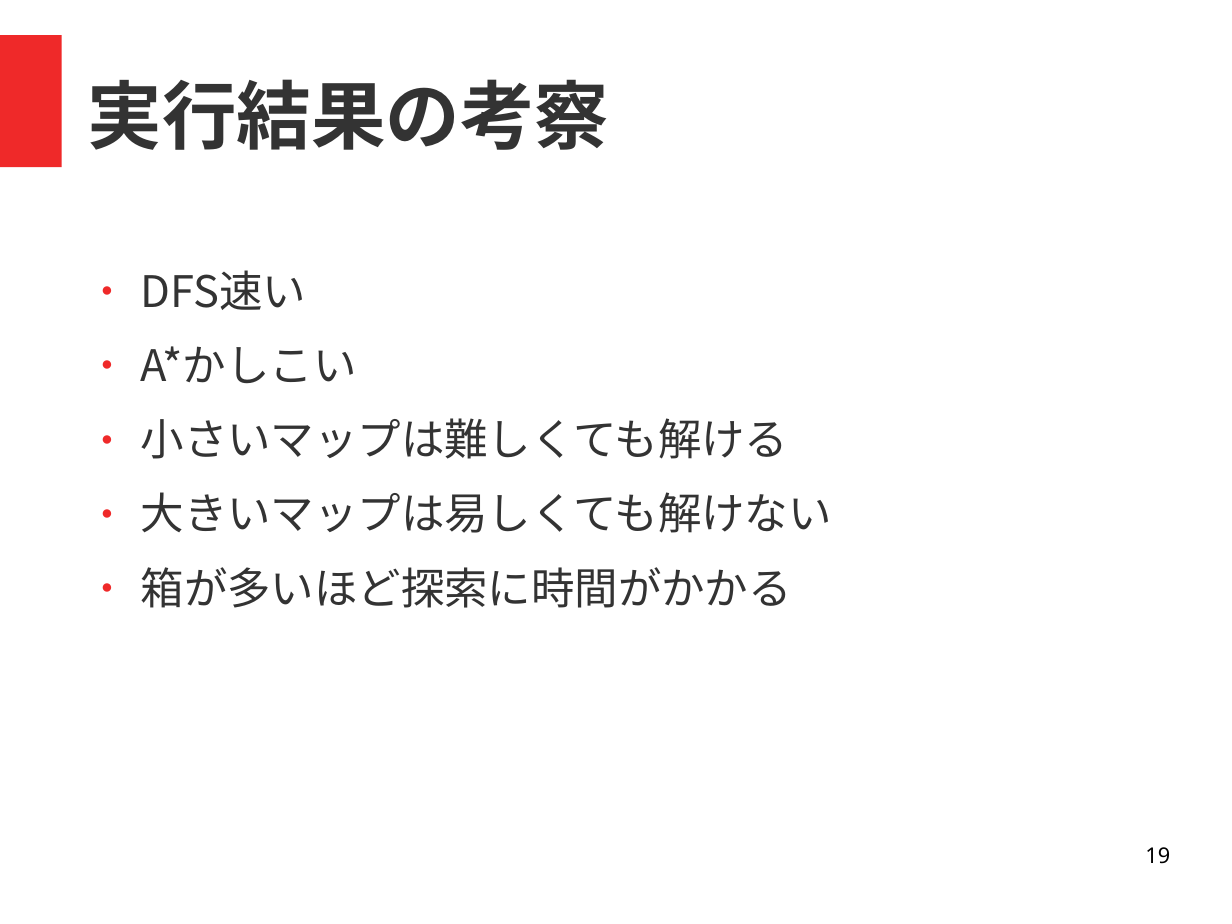
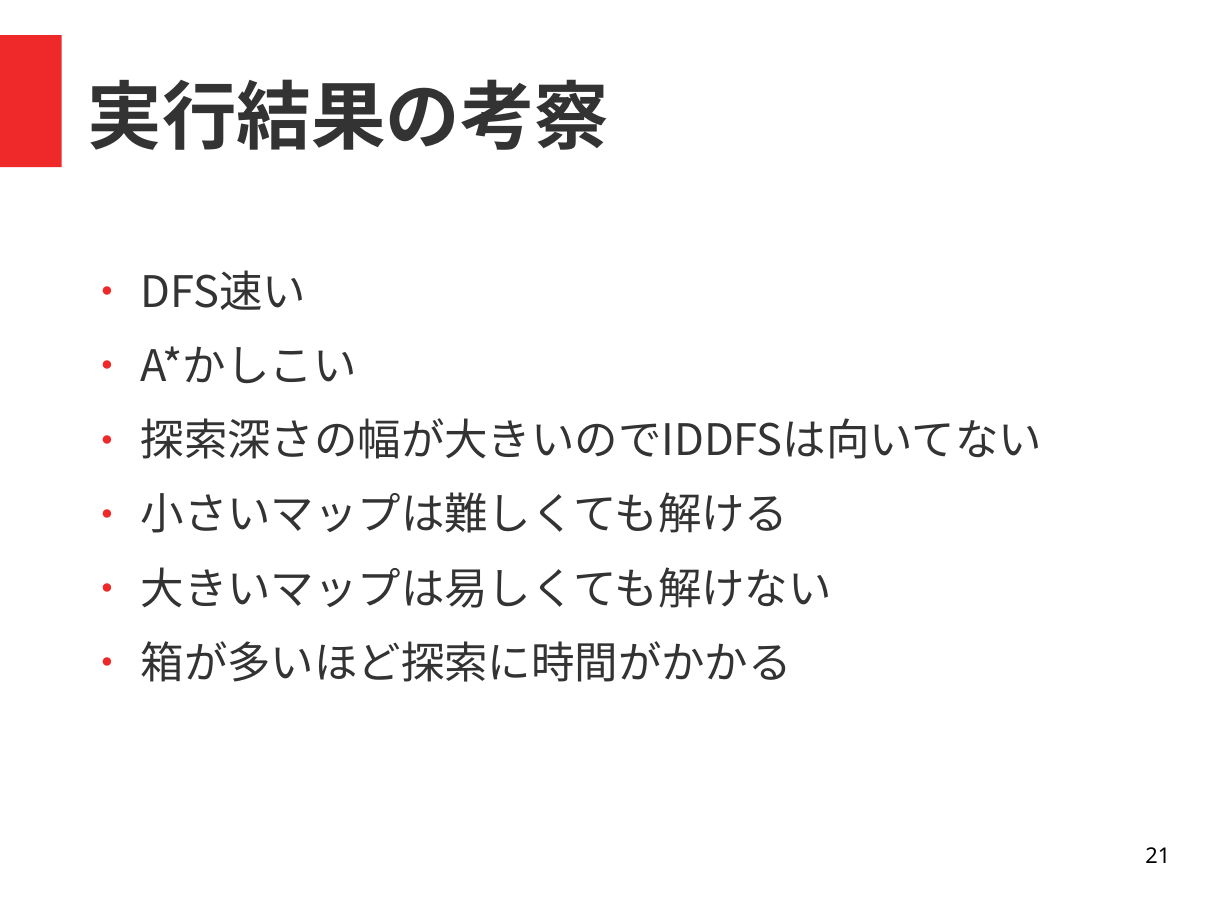
Before and after one commit to ptr-yudai/titech-sokoban, a slide deck: slide 21 of presentation.odp (slide 19 before the commit). Drawn at 1232x924 pixels with LibreOffice and Linux fonts; fonts in the diff are those of the drawing. Boxes give left, top, right and bottom in pixels: in the first picture for what was removed or moved away, otherwise in the second. Text is boxed around its words. In the diff, an @@ line names an element or a change of style, - is before the commit and + after.

```diff
--- a/presentation.odp
+++ b/presentation.odp
@@ text at (141, 418, 1042, 459): paragraph added @@
+● 探索深さの幅が大きいのでIDDFSは向いてない
@@ page number at (1145, 847, 1170, 863): text changed @@
-19
+21
```
Also in this commit, not shown: 4 other slides changed, 3 slides added, 1 slide removed, 1 other file.
